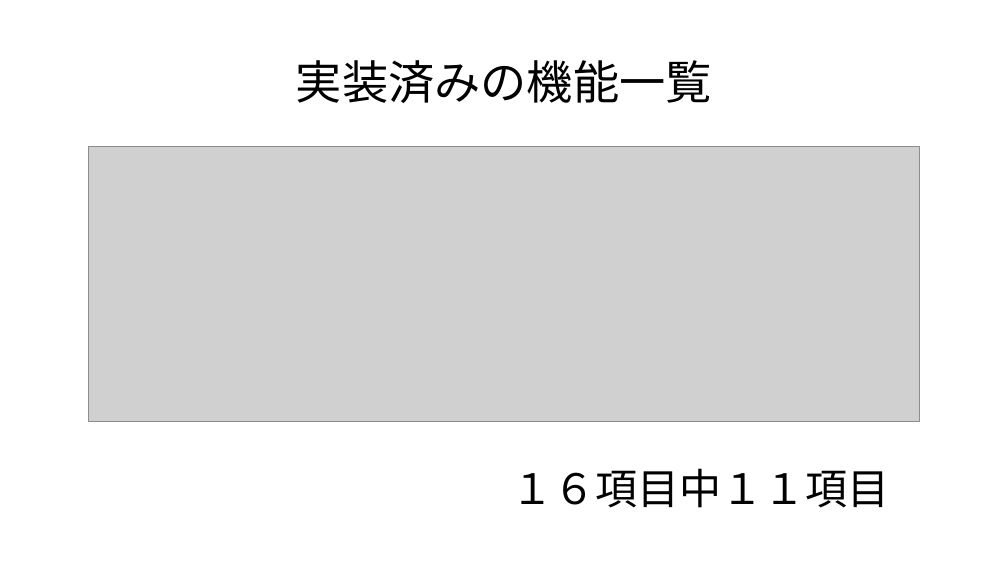
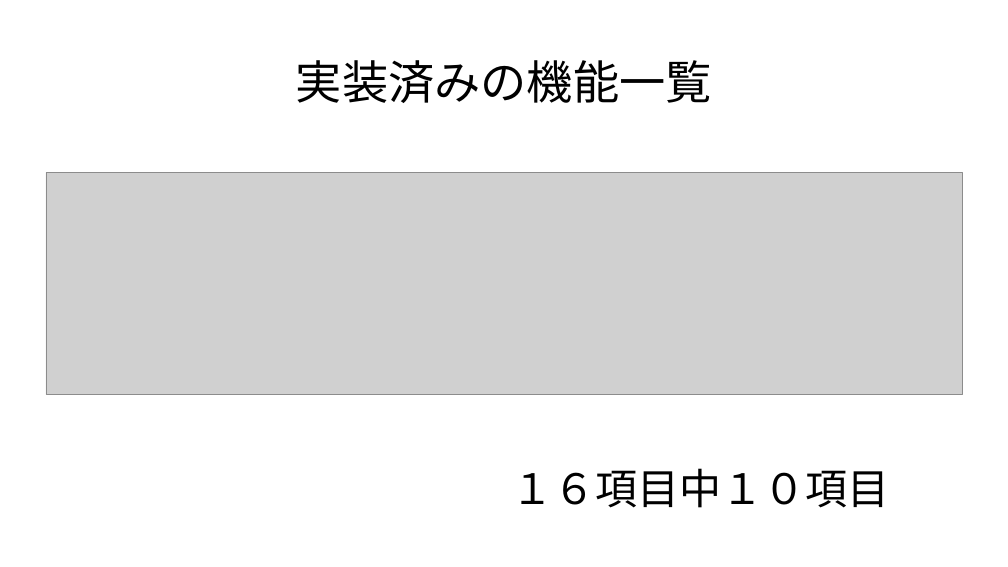
Before and after one commit to Ryusei44237/project, a slide deck: slide 5 of 災害時に特化したSNSサービス.pptx. Drawn at 1008x567 pixels with LibreOffice and Linux fonts; fonts in the diff are those of the drawing; grey boxes stand for pictures. Boxes give left, top, right and bottom in pixels: in the first picture for what was removed or moved away, otherwise in the second. Text is boxed around its words. In the diff, an @@ line names an element or a change of style, - is before the commit and + after.

Commit message:
asd

```diff
--- a/災害時に特化したSNSサービス.pptx
+++ b/災害時に特化したSNSサービス.pptx
@@ picture: place and size @@
-picture at [88, 146, 920, 421]
+picture at [46, 172, 963, 395]
@@ text at [511, 468, 889, 508]: text changed @@
-１６項目中１１項目
+１６項目中１０項目
```
